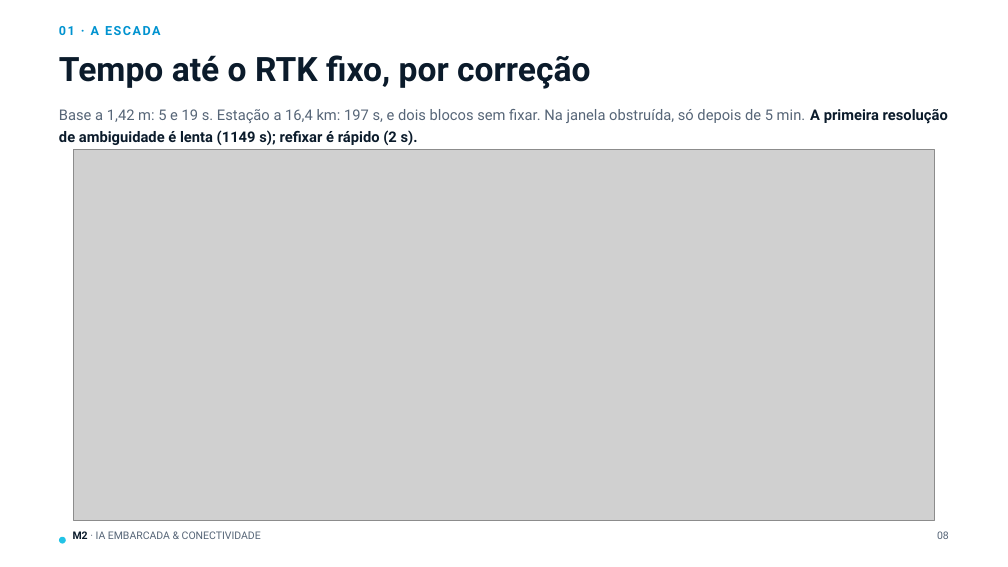
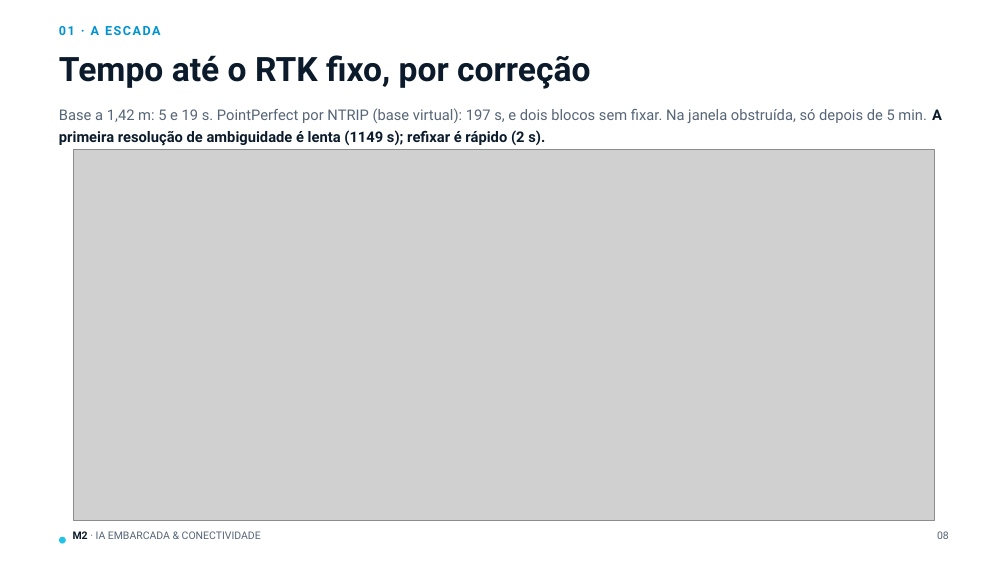
Before and after one commit to joaodullius/nrf-manaus-2, a slide deck: slide 8 of doc/gnss/M2-09_Escada_de_Precisao.pptx. Drawn at 1008x567 pixels with LibreOffice and Linux fonts; fonts in the diff are those of the drawing; grey boxes stand for pictures. Boxes give left, top, right and bottom in pixels: in the first picture for what was removed or moved away, otherwise in the second. Text is boxed around its words. In the diff, an @@ line names an element or a change of style, - is before the commit and + after.

```diff
--- a/doc/gnss/M2-09_Escada_de_Precisao.pptx
+++ b/doc/gnss/M2-09_Escada_de_Precisao.pptx
@@ text at (59,108,942,146): text changed @@
-Base a 1,42 m: 5 e 19 s. Estação a 16,4 km: 197 s, e dois blocos sem fixar. Na janela obstruída, só depois de 5 min. A primeira resolução de ambiguidade é lenta (1149 s); refixar é rápido (2 s).
+Base a 1,42 m: 5 e 19 s. PointPerfect por NTRIP (base virtual): 197 s, e dois blocos sem fixar. Na janela obstruída, só depois de 5 min. A primeira resolução de ambiguidade é lenta (1149 s); refixar é rápido (2 s).
```
Also in this commit, not shown: 8 other slides changed, 1 slide added, 44 other files.
